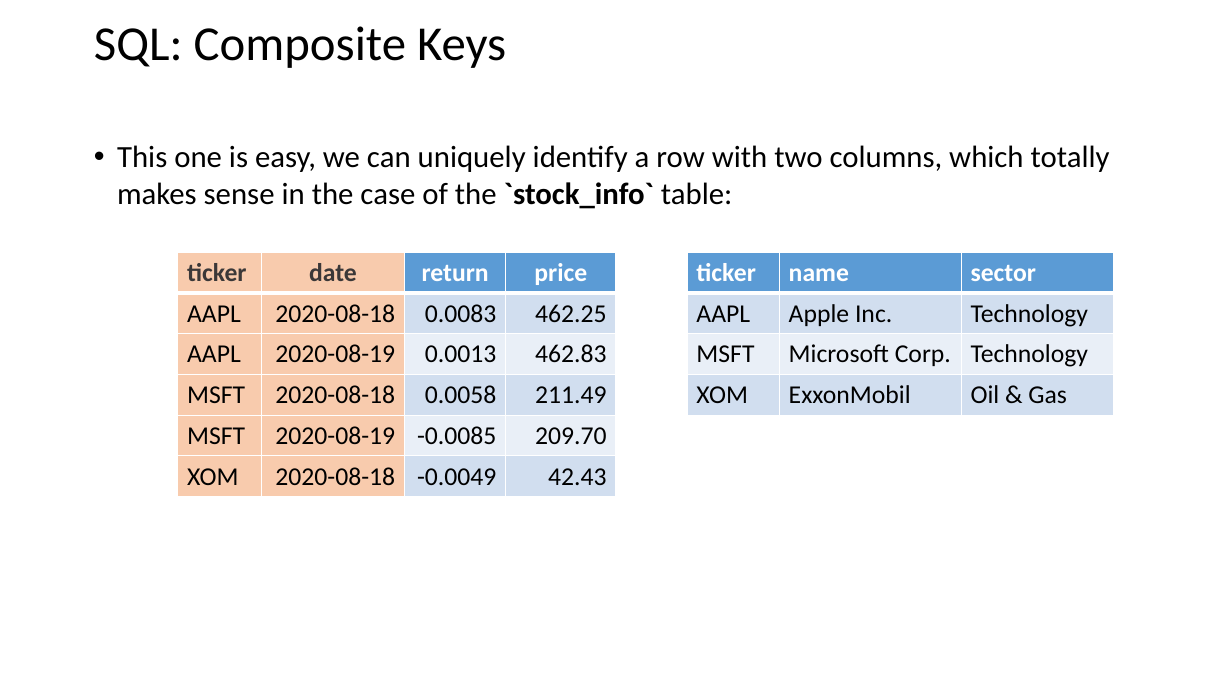
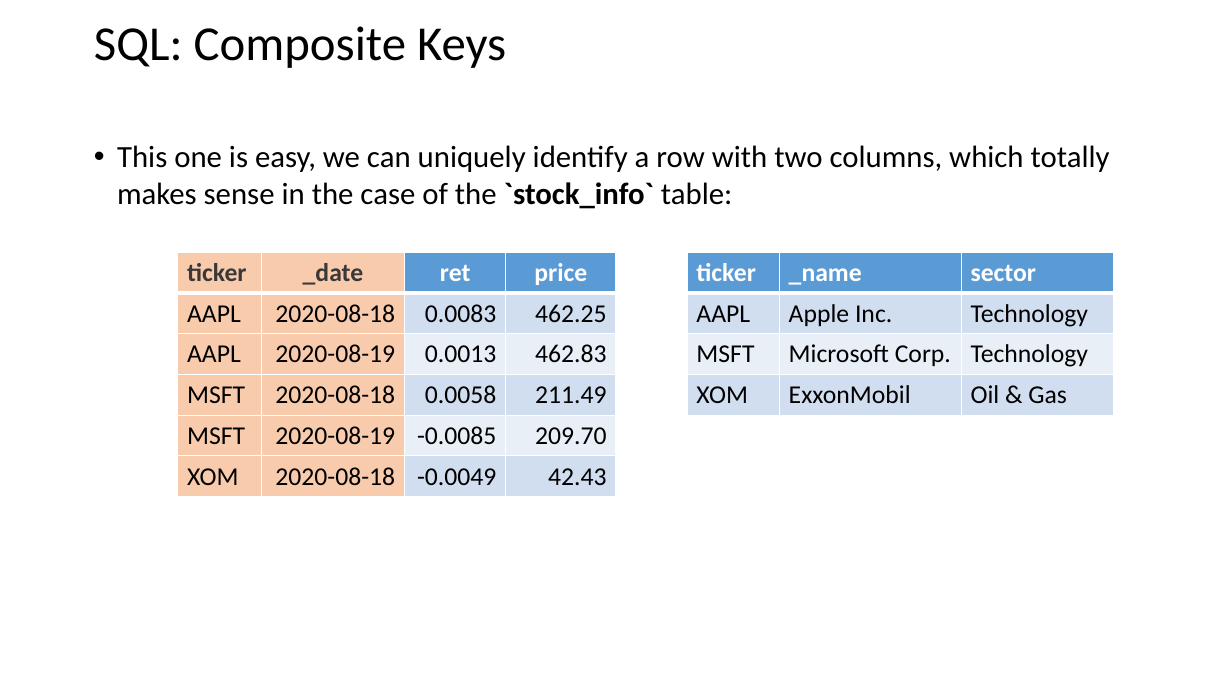
Before and after one commit to ipozdeev/it-skills-for-research, a slide deck: slide 9 of databases/databases_slides.pptx. Drawn at 1232x693 pixels with LibreOffice and Linux fonts; fonts in the diff are those of the drawing. Boxes give left, top, right and bottom in pixels: in the first picture for what was removed or moved away, otherwise in the second. Text is boxed around its words. In the diff, an @@ line names an element or a change of style, - is before the commit and + after.

```diff
--- a/databases/databases_slides.pptx
+++ b/databases/databases_slides.pptx
@@ table at [177,252,616,493] @@
-row 1, column 2: date
+row 1, column 2: _date
-row 1, column 3: return
+row 1, column 3: ret
@@ table at [688,252,1114,412] @@
-row 1, column 2: name
+row 1, column 2: _name
```
Also in this commit, not shown: 3 other slides changed, 4 other files.
